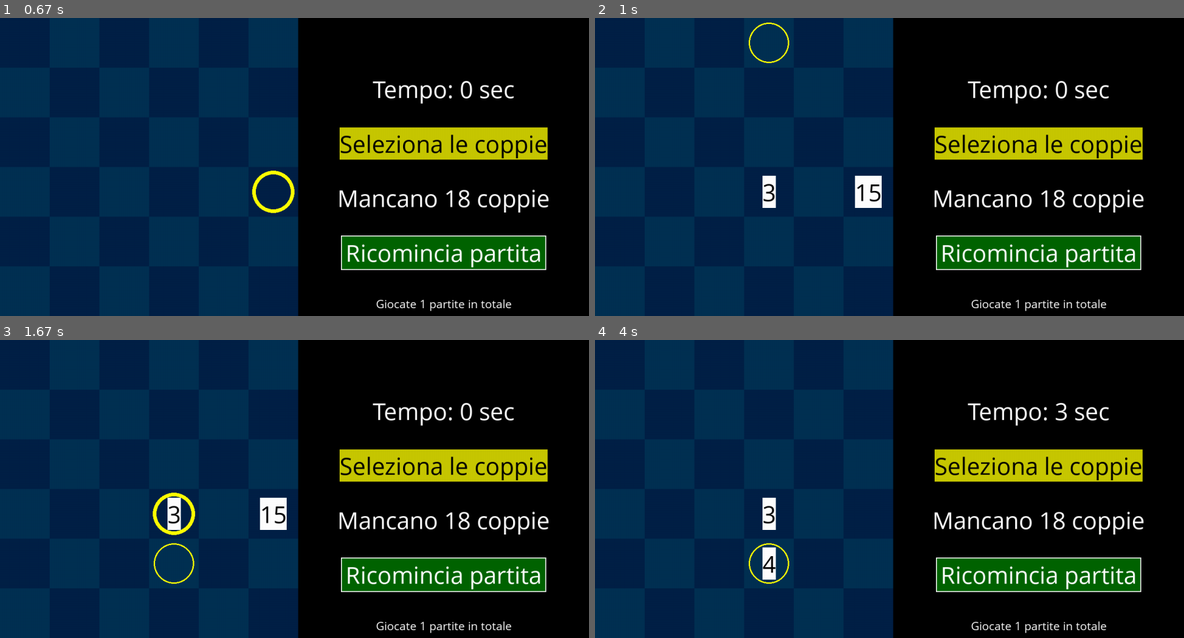
Above: before the commit, frames 1-4 (two rows, left to right).
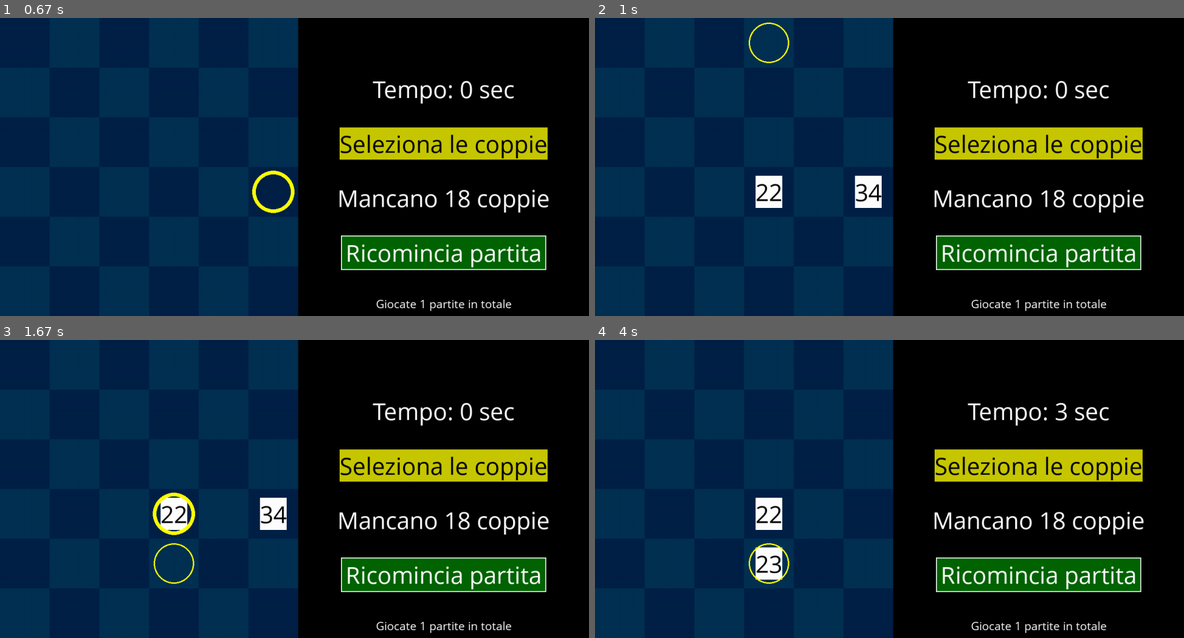
Above: after the commit, the same moments.

Repository: AlessandroBonomo28/pygame-tests
Game: pygame game, started from memory/game.py
The game is run twice, just before and just after one commit, with the same random seed, the same clock (stepped at 60 frames per second) and the same inputs.
Inputs (mouse positions are in pixels of both pictures, inside the frame that each line leads up to):
- Up to frame 1 (0.67 s): click (294, 167) at 0.38 s
- Up to frame 2 (1 s): press the mouse at (742, 167) at 0.7 s; move the mouse to (759, 113) at 0.8 s; release the mouse at (771, 59) at 0.93 s
- Up to frame 3 (1.67 s): click (447, 491) at 1.05 s; press the mouse at (147, 489) at 1.37 s; move the mouse to (159, 536) at 1.47 s; release the mouse at (164, 584) at 1.6 s
- Up to frame 4 (4 s): press the mouse at (742, 489) at 1.7 s; move the mouse to (706, 486) at 1.8 s; release the mouse at (671, 480) at 1.93 s; click (883, 530) at 2.05 s; click (930, 602) at 2.38 s; click (836, 393) at 2.72 s; click (936, 539) at 3.05 s; press the mouse at (742, 489) at 3.37 s; move the mouse to (754, 494) at 3.47 s; release the mouse at (765, 503) at 3.6 s; click (789, 584) at 3.72 s

Frame 1 is identical in both runs. In frame 2, 0.5% of the frame differs, in the area x 27-49%, y 52-64%; in frame 3, 0.5%; in frame 4, 0.7%, in the area x 27-32%, y 52-81%.

Commit message:
index start at 1

Diff:
--- a/memory/game.py
+++ b/memory/game.py
@@ -299,7 +299,7 @@
 button_reset = myButton("Ricomincia partita", (0,0), (0,100,0), (255,255,255), normalText,False,border_color=(255,255,255))
 
 def hash(x):
-	return x % (Board.width**2 // 2)
+	return x+1 % (Board.width**2 // 2)
 
 cards = []
 for i in range(Board.width):
